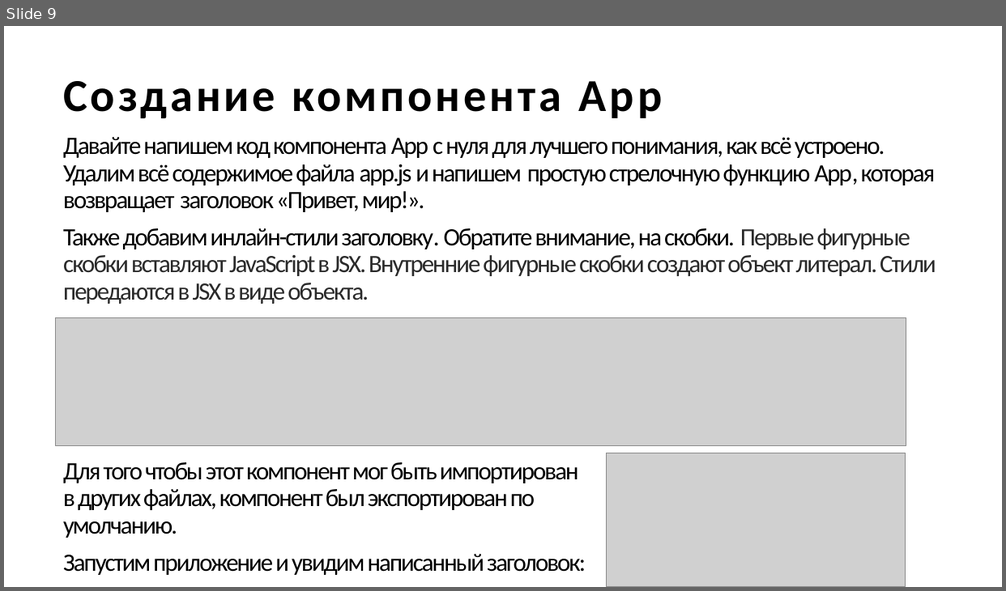
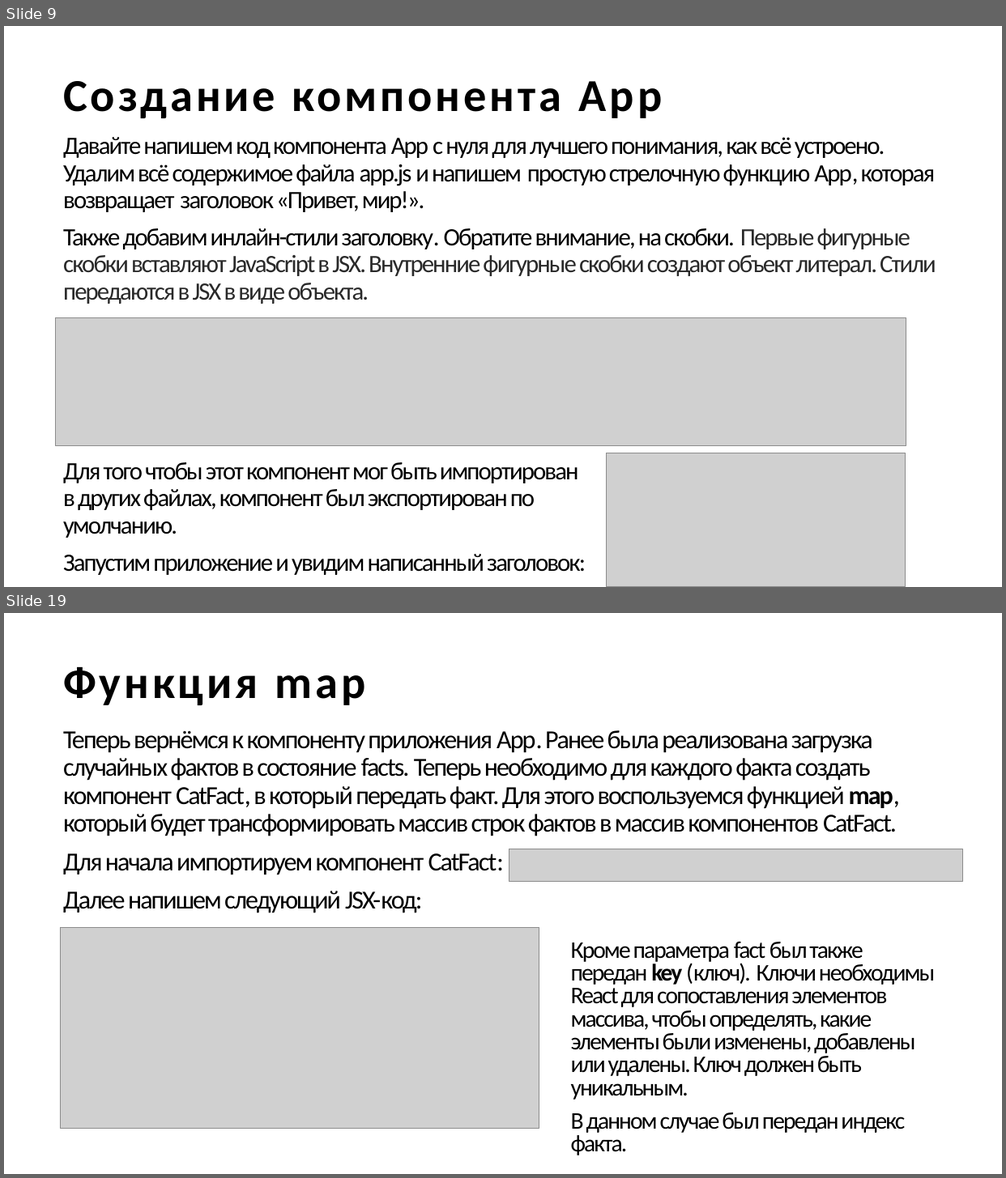
Before and after one commit to descenty/IPPO-3-sem, a slide deck: Введение в React.pptx. Shown one above the other, each under a label of ours: slide 9 before the commit, slides 9 and 19 after it; the slides between them are not shown. The pictures are 1006x591 and 1006x1178 pixels, drawn with LibreOffice and Linux fonts; fonts in the diff are those of the drawing; grey boxes stand for pictures. Boxes give left, top, right and bottom in pixels: in the first picture for what was removed or moved away, otherwise in the second. Text is boxed around its words. In the diff, an @@ line names an element or a change of style, - is before the commit and + after.

Commit message:
add react pptx

```diff
--- a/Введение в React.pptx
+++ b/Введение в React.pptx
@@ slide 19 added at [4,613,1002,1174], background #FFFFFF @@
@@ title added at [63,667,366,705], 44 pt, text #000000, bold @@
+Функция map
@@ text added at [63,730,900,914], 25 pt, text #000000 @@
+Теперь вернёмся к компоненту приложения App. Ранее была реализована загрузка случайных фактов в состояние facts. Теперь необходимо для каждого факта создать компонент CatFact, в который передать факт. Для этого воспользуемся функцией map, который будет трансформировать массив строк фактов в массив компонентов CatFact.
+Для начала импортируем компонент CatFact:
+Далее напишем следующий JSX-код:
@@ picture added at [509,849,962,882] @@
@@ picture added at [60,928,539,1129] @@
@@ text added at [571,941,935,1156], 23 pt, text #000000 @@
+Кроме параметра fact был также передан key (ключ). Ключи необходимы React для сопоставления элементов массива, чтобы определять, какие элементы были изменены, добавлены или удалены. Ключ должен быть уникальным.
+В данном случае был передан индекс факта.
```
Also in this commit, not shown: 3 slides changed, 9 other slides added, 21 other files.
